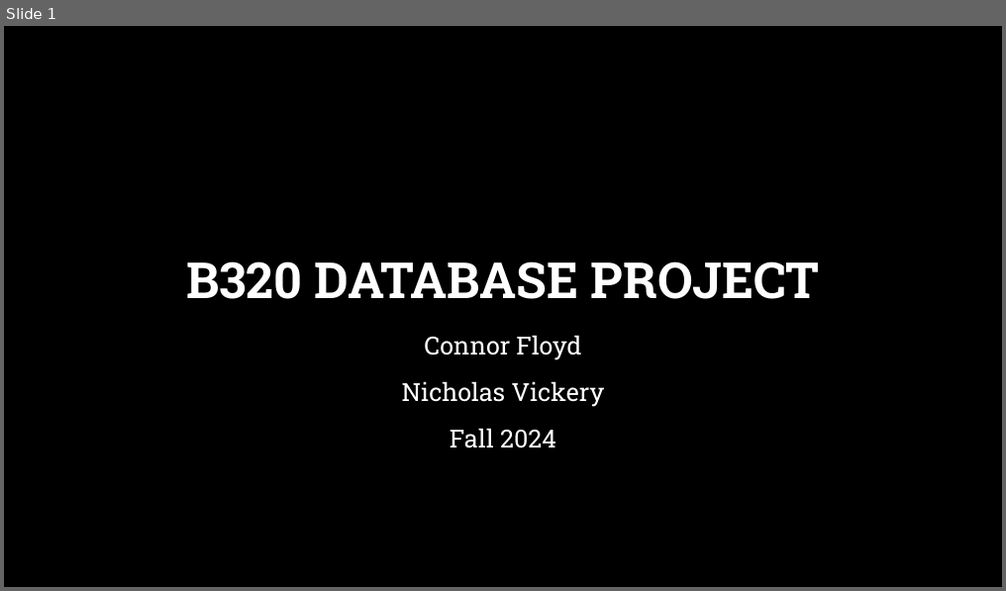
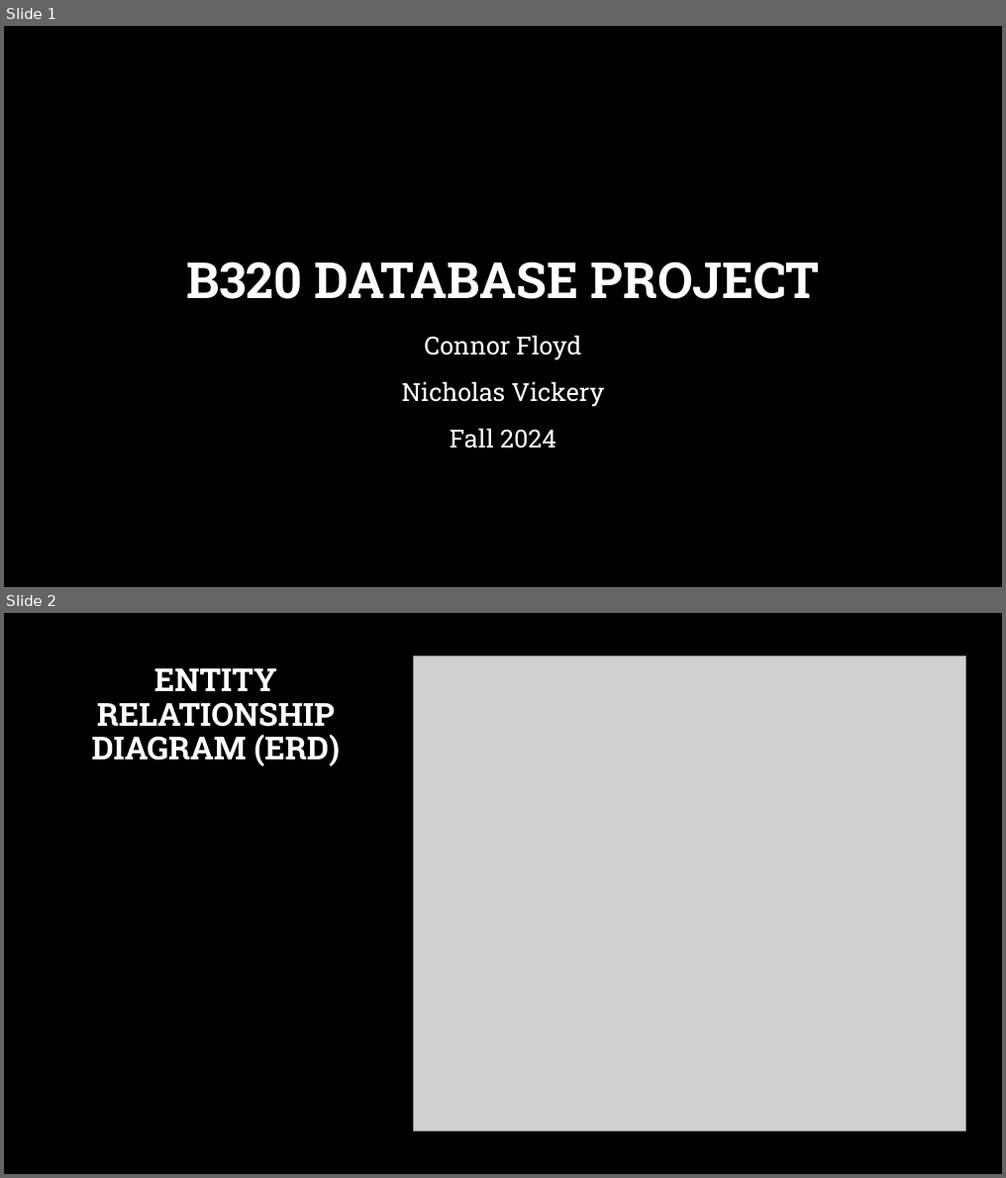
Before and after one commit to xenoyle/course-B320-database-project, a slide deck: B320_Project_Presentation.pptx. Shown one above the other, each under a label of ours: slide 1 before the commit, slides 1 and 2 after it. The pictures are 1006x591 and 1006x1178 pixels, drawn with LibreOffice and Linux fonts; fonts in the diff are those of the drawing; grey boxes stand for pictures; background and template pictures are left out. Boxes give left, top, right and bottom in pixels: in the first picture for what was removed or moved away, otherwise in the second. Text is boxed around its words. In the diff, an @@ line names an element or a change of style, - is before the commit and + after.

```diff
--- a/B320_Project_Presentation.pptx
+++ b/B320_Project_Presentation.pptx
@@ slide 2 added at [4,613,1002,1174], background picture (left out) @@
@@ title added at [92,668,341,766], 30.6 pt, text #FFFFFF, bold @@
+ENTITY RELATIONSHIP DIAGRAM (ERD)
@@ picture added at [413,657,966,1132] @@
```
Also in this commit, not shown: 1 other slide added, 5 other files.
